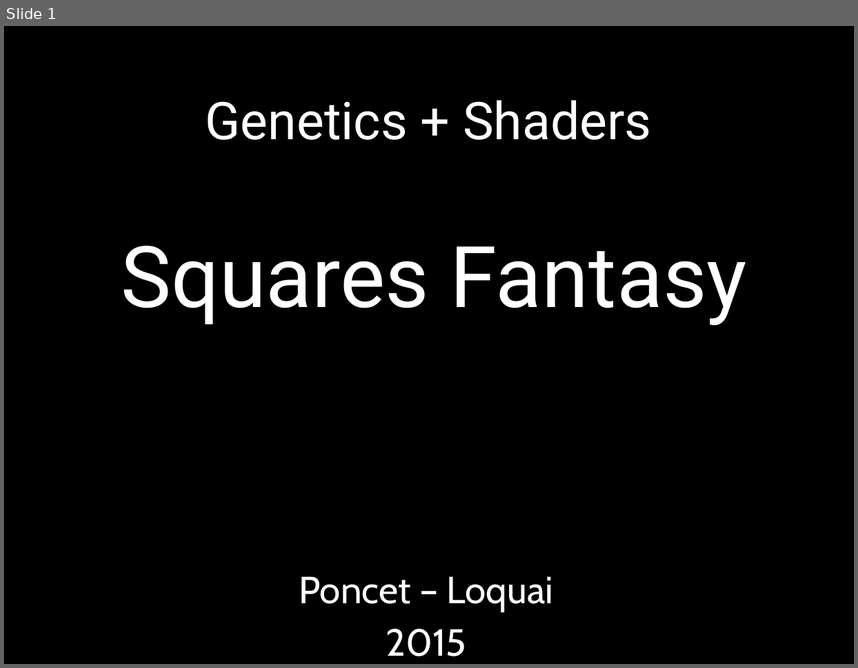
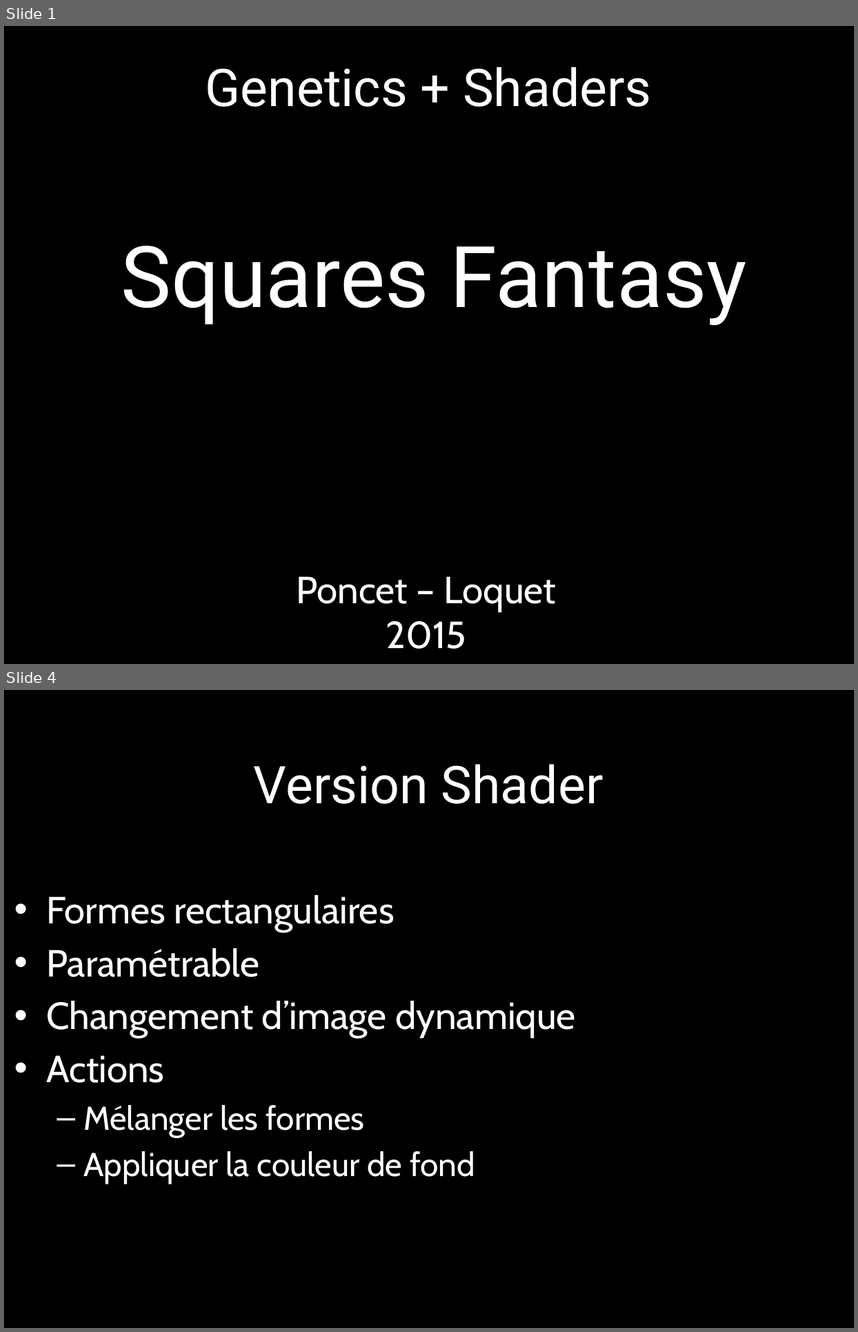
Before and after one commit to tecnop/OpenSticky, a slide deck: DOC/PPT/squared.pptx. Shown one above the other, each under a label of ours: slide 1 before the commit, slides 1 and 4 after it; the slides between them are not shown. The pictures are 858x668 and 858x1332 pixels, drawn with LibreOffice and Linux fonts; fonts in the diff are those of the drawing; background and template pictures are left out. Boxes give left, top, right and bottom in pixels: in the first picture for what was removed or moved away, otherwise in the second. Text is boxed around its words. In the diff, an @@ line names an element or a change of style, - is before the commit and + after.

```diff
--- a/DOC/PPT/squared.pptx
+++ b/DOC/PPT/squared.pptx
@@ slide 4 added at (x1=4, y1=690, x2=854, y2=1328), background #000000 @@
@@ text added at (x1=254, y1=764, x2=604, y2=804), 44 pt, text #FFFFFF @@
+Version Shader
@@ text added at (x1=46, y1=895, x2=576, y2=1183), 32 pt, text #FFFFFF @@
+• Formes rectangulaires
+• Paramétrable
+• Changement d’image dynamique
+• Actions
+  – Mélanger les formes
+  – Appliquer la couleur de fond
@@ slide 1 changed as well @@
@@ title "Genetics + Shaders" at (x1=205, y1=67, x2=652, y2=107): vertical alignment middle to top @@
@@ subtitle at (x1=296, y1=576, x2=557, y2=611): text changed @@
-Poncet – Loquai
+Poncet – Loquet
```
Also in this commit, not shown: 8 other slides added, 8 slides removed, 4 other files.
